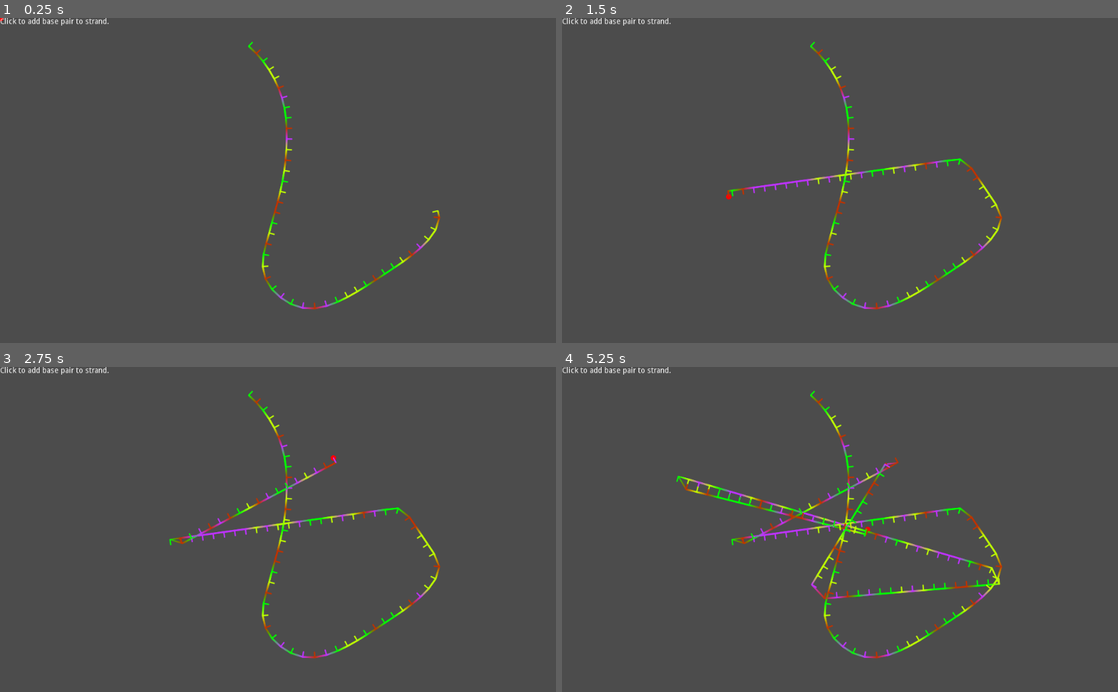
Above: before the commit, frames 1-4 (two rows, left to right).
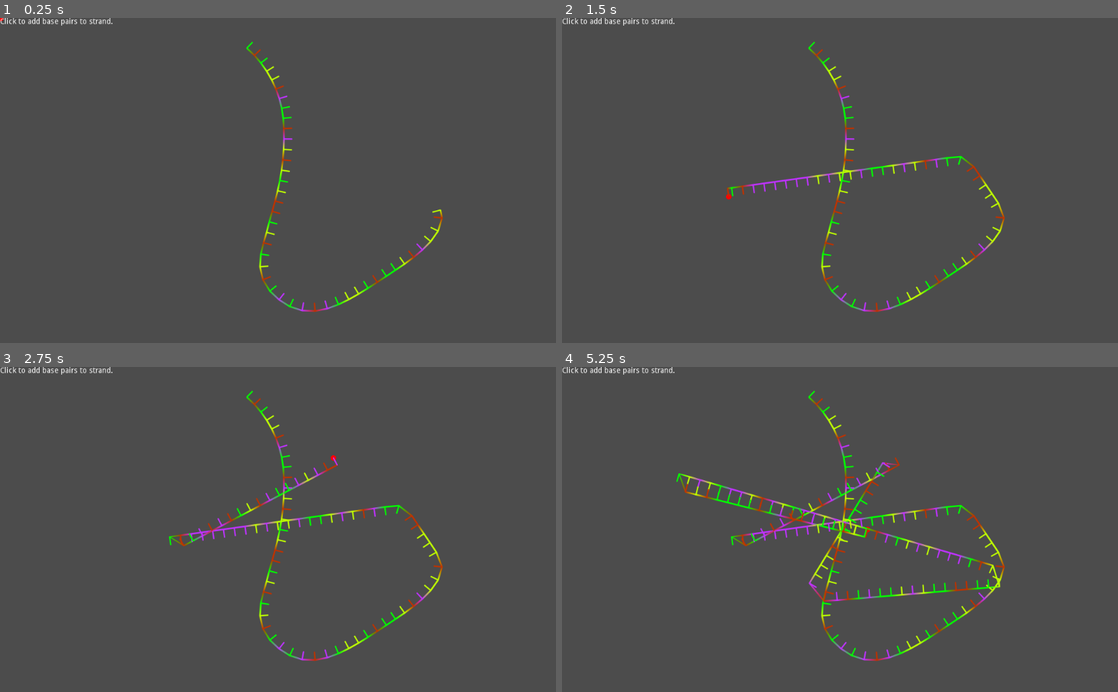
Above: after the commit, the same moments.

Repository: wormyrocks/DNAModeling
Game: Godot game, scene res://MainScene.tscn
The game is run twice, just before and just after one commit, with the same random seed, the same clock (stepped at 60 frames per second) and the same inputs.
Inputs (mouse positions are in pixels of both pictures, inside the frame that each line leads up to):
- Up to frame 1 (0.25 s): no input
- Up to frame 2 (1.5 s): tap Enter at 0.5, 1.25 s; move the mouse to (962, 164) at 0.52 s; click (962, 164) at 0.67 s; move the mouse to (728, 196) at 1.27 s; click (728, 196) at 1.42 s
- Up to frame 3 (2.75 s): tap Enter at 2 s; move the mouse to (333, 458) at 2.02 s; click (333, 458) at 2.17 s
- Up to frame 4 (5.25 s): tap Enter at 2.75, 3.5, 4.25 s; move the mouse to (812, 594) at 2.77 s; click (812, 594) at 2.92 s; move the mouse to (1006, 578) at 3.52 s; click (1006, 578) at 3.67 s; move the mouse to (673, 480) at 4.27 s; click (673, 480) at 4.42 s; move the mouse to (867, 529) at 5.02 s; click (867, 529) at 5.17 s

The runs differ from the first frame. In frame 1, 1.2% of the frame differs, in the area x 13-80%, y 0-91%; in frame 2, 1.9%; in frame 3, 2.3%; in frame 4, 4.1%.

Commit message:
fix typos

Diff:
--- a/MainScene.tscn
+++ b/MainScene.tscn
@@ -24,7 +24,7 @@
 [node name="Label" type="Label" parent="."]
 margin_right = 40.0
 margin_bottom = 14.0
-text = "Click to add base pair to strand."
+text = "Click to add base pairs to strand."
 __meta__ = {
 "_edit_use_anchors_": false
 }
--- a/StrandPath.gd
+++ b/StrandPath.gd
@@ -13,7 +13,7 @@
 var bake_interval = 20
 
 # Length of base pair in pixels
-var base_length = 10
+var base_length = 15
 
 # Array of points
 var point_array
@@ -73,7 +73,6 @@
 
 func _draw():
 	draw_polyline_colors(normal_array, color_array, 2.0, true)
-	draw_polyline_colors(normal_array, color_array, 2.0, true)
 
 	var other_side_array;
 	var other_side_col_array;
@@ -86,8 +85,8 @@
 		# Draw tangent lines (between point_array and normal_array)
 		draw_line(normal_array[i], point_array[i], color_array[i], 1.5, true)
 
-		# Calculate point at opposite side of strand
 		if (draw_other_side):
+			# Calculate point at opposite side of strand
 			other_side_array.append(point_array[i]*2-normal_array[i])
 			other_side_col_array.append(color_array[(i+2)%4])
 			draw_line(other_side_array[i], point_array[i], other_side_col_array[i], 1.5, true)
